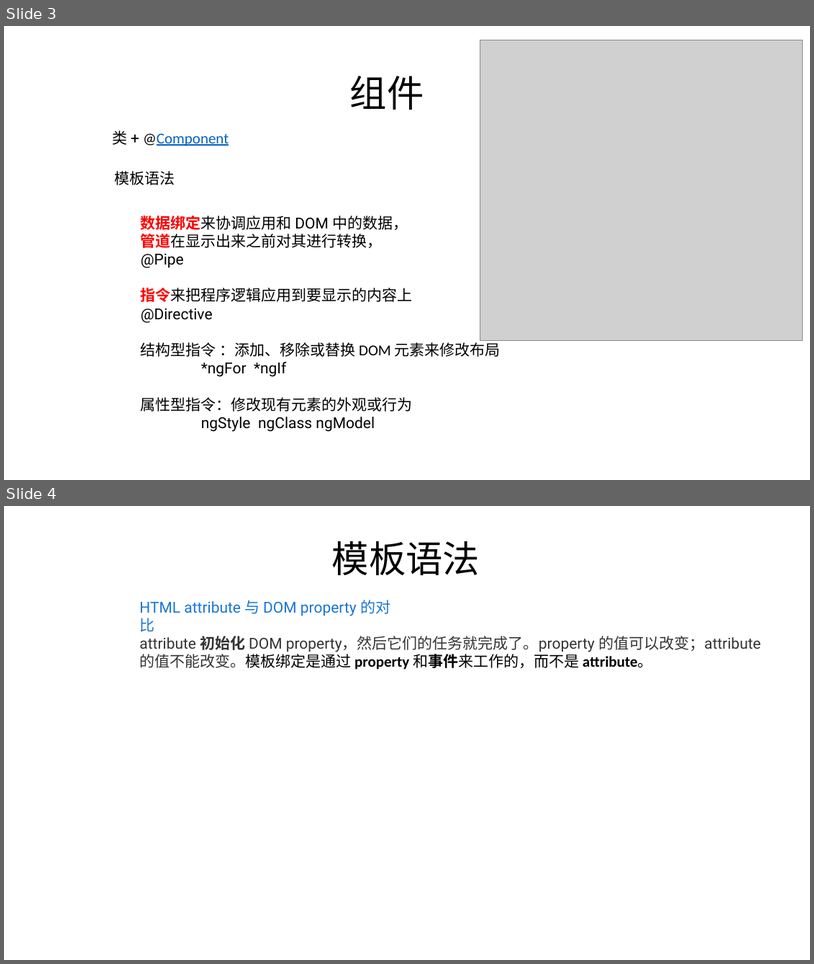
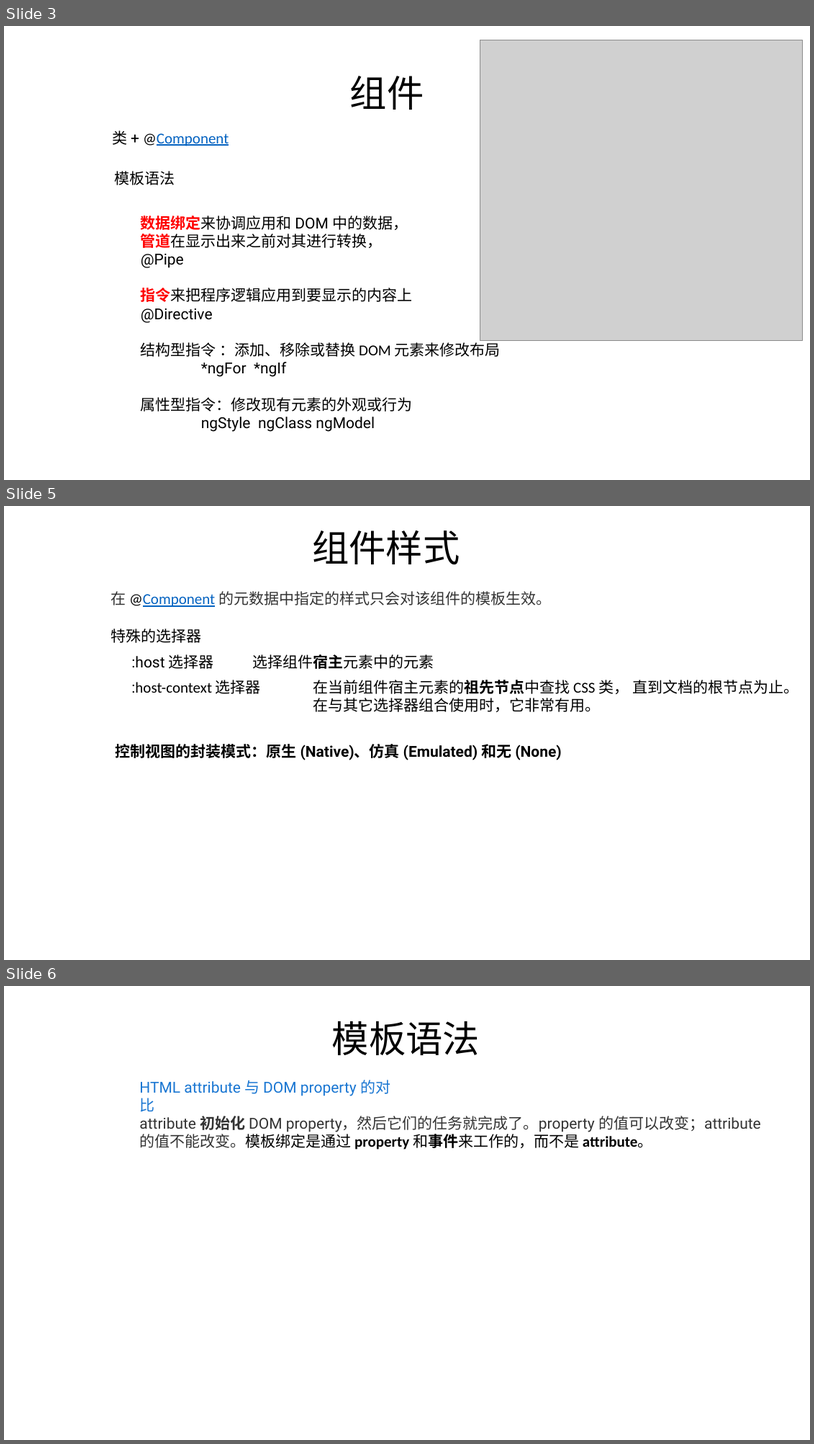
Before and after one commit to FredJiangFei/AngularDemo, a slide deck: Documents/angular.pptx. Shown one above the other, each under a label of ours: slides 3 and 4 before the commit, slides 3, 5 and 6 after it; the slides between them are not shown. The pictures are 814x964 and 814x1444 pixels, drawn with LibreOffice and Linux fonts; fonts in the diff are those of the drawing; grey boxes stand for pictures. Boxes give left, top, right and bottom in pixels: in the first picture for what was removed or moved away, otherwise in the second. Text is boxed around its words. In the diff, an @@ line names an element or a change of style, - is before the commit and + after.

```diff
--- a/Documents/angular.pptx
+++ b/Documents/angular.pptx
@@ slide 5 added at bbox=[4, 506, 810, 960], background #FFFFFF @@
@@ text added at bbox=[312, 530, 460, 565], 44 pt, text #000000 @@
+组件样式
@@ text added at bbox=[111, 591, 552, 607], 18 pt, text #333333 @@
+在 @Component 的元数据中指定的样式只会对该组件的模板生效。
@@ text added at bbox=[111, 628, 201, 643], 18 pt, text #000000 @@
+特殊的选择器
@@ text added at bbox=[131, 654, 434, 669], 18 pt, text #000000 @@
+:host 选择器 选择组件宿主元素中的元素
@@ text added at bbox=[131, 680, 799, 712], 18 pt, text #000000 @@
+:host-context 选择器 在当前组件宿主元素的祖先节点中查找 CSS 类， 直到文档的根节点为止。
+在与其它选择器组合使用时，它非常有用。
@@ text added at bbox=[116, 744, 562, 760], 18 pt, text #000000, bold @@
+控制视图的封装模式：原生 (Native)、仿真 (Emulated) 和无 (None)
@@ what was slide 4 is now slide 6 @@
```
Also in this commit, not shown: 1 slide changed, 3 other slides added.
